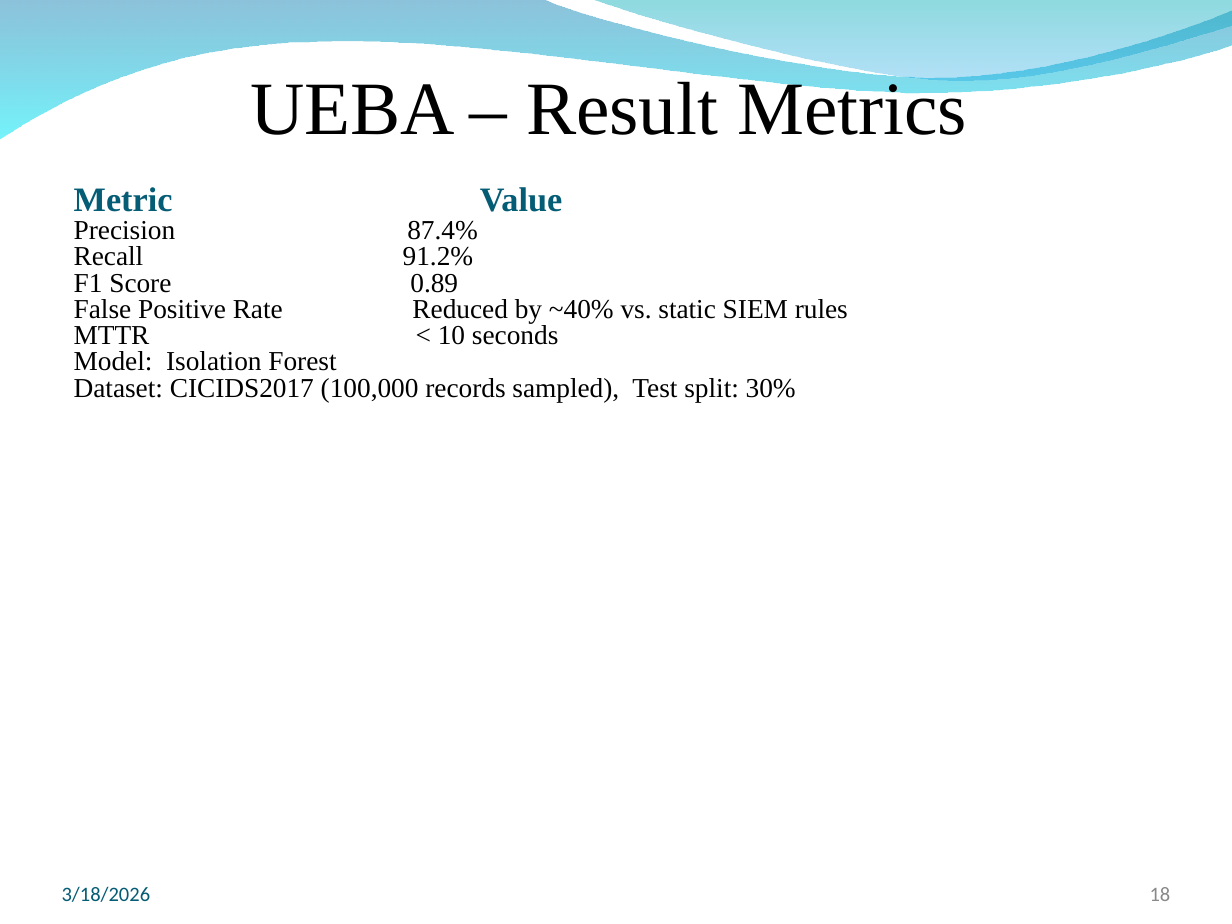
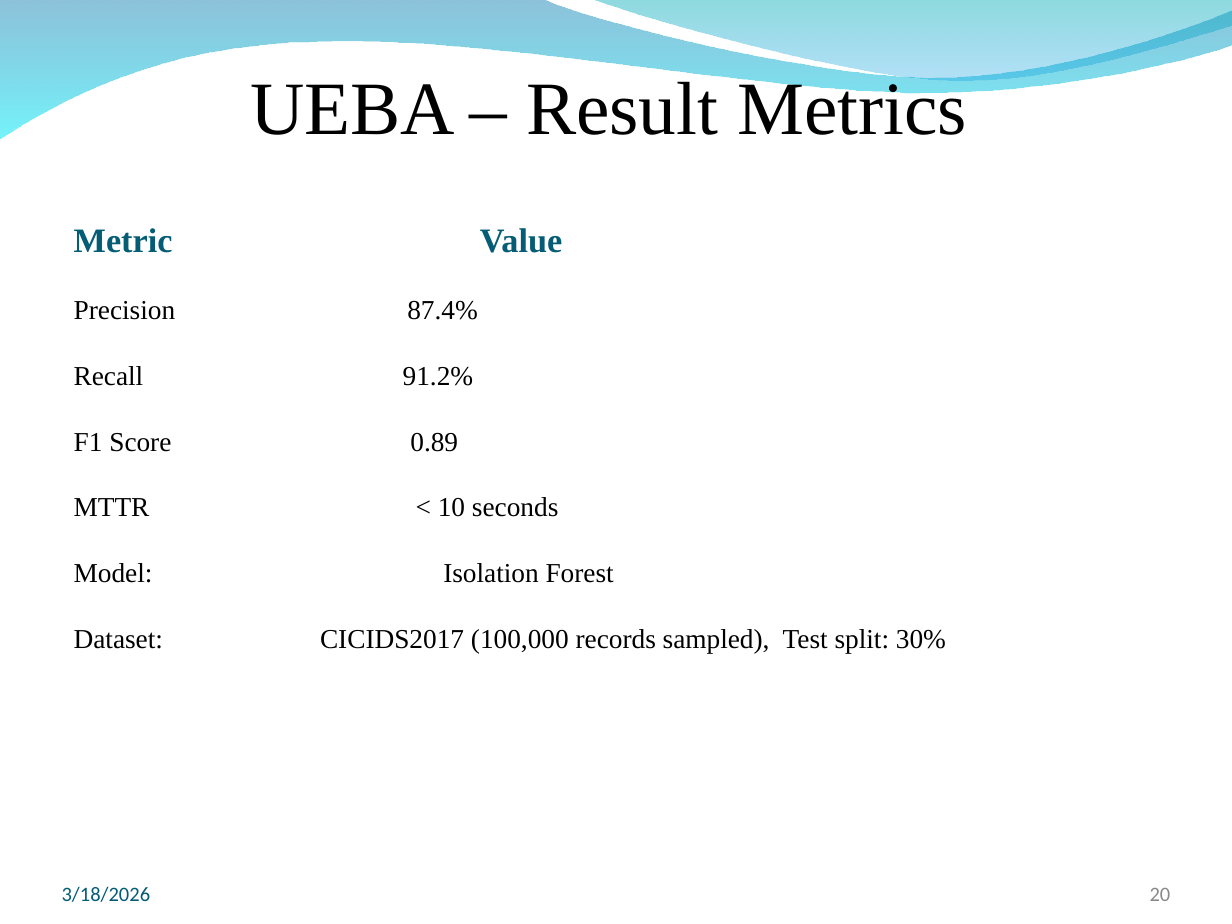
Before and after one commit to Jaiguruu/ZenGaurd---implementation, a slide deck: slide 20 of docs/presentations/ZenGuard_Review1_Updated.pptx (slide 18 before the commit). Drawn at 1232x924 pixels with LibreOffice and Linux fonts; fonts in the diff are those of the drawing; background and template pictures are left out. Boxes give left, top, right and bottom in pixels: in the first picture for what was removed or moved away, otherwise in the second. Text is boxed around its words. In the diff, an @@ line names an element or a change of style, - is before the commit and + after.

Commit message:
fresh commit - siem new folder

```diff
--- a/docs/presentations/ZenGuard_Review1_Updated.pptx
+++ b/docs/presentations/ZenGuard_Review1_Updated.pptx
@@ text "Metric Value" at [74, 228, 946, 653]: line spacing 1 to 2; line spacing 0.8 to 2 @@
@@ text at [74, 299, 848, 323]: paragraph removed @@
-False Positive Rate Reduced by ~40% vs. static SIEM rules
@@ page number at [1150, 888, 1171, 901]: text changed @@
-18
+20
```
Also in this commit, not shown: 2 other slides changed, 2 slides added, 4 slides removed.
